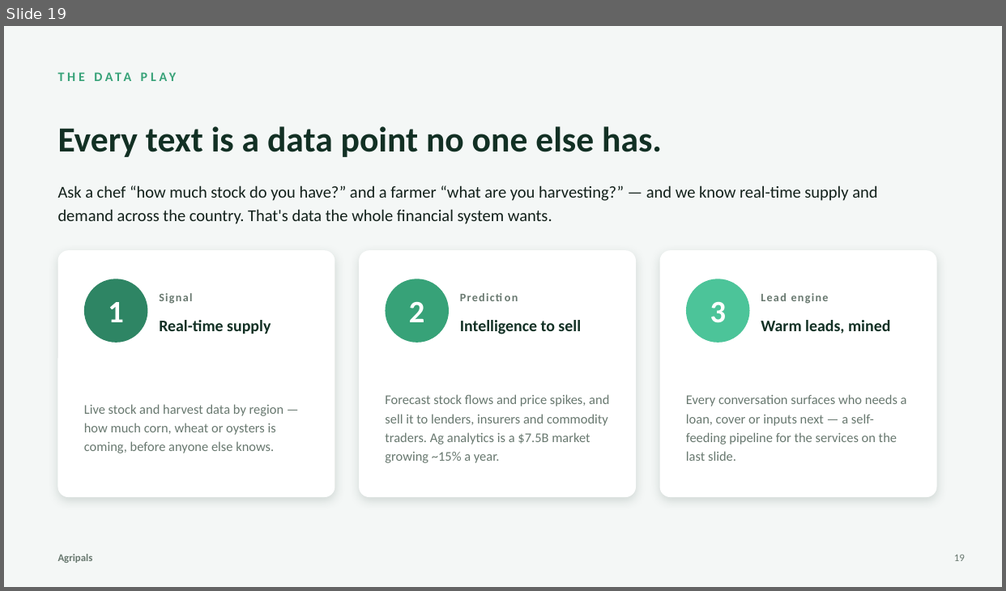
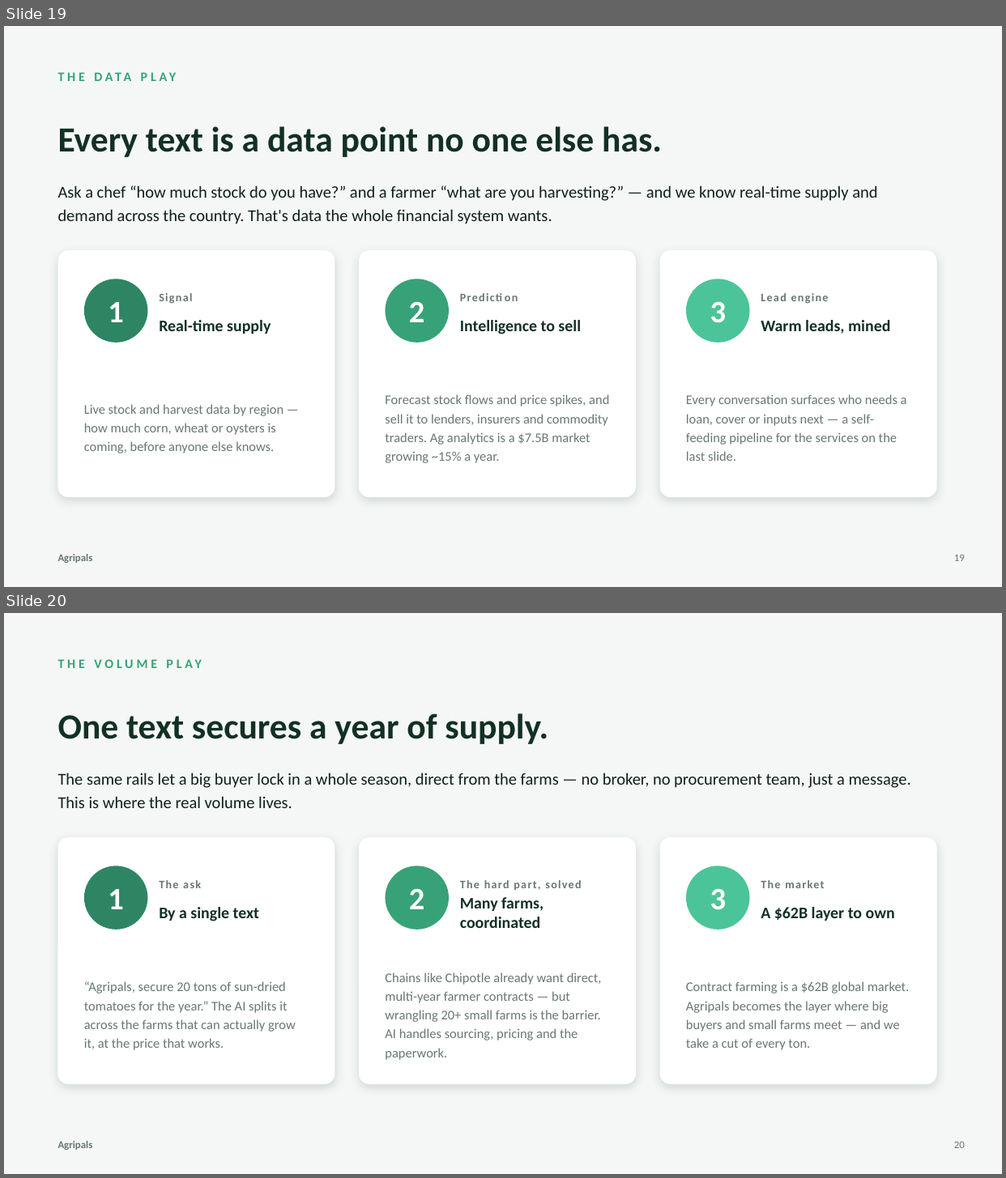
Before and after one commit to rhy-collab/Agripals, a slide deck: Agripals-Investor-Deck.pptx. Shown one above the other, each under a label of ours: slide 19 before the commit, slides 19 and 20 after it. The pictures are 1006x591 and 1006x1178 pixels, drawn with LibreOffice and Linux fonts; fonts in the diff are those of the drawing. Boxes give left, top, right and bottom in pixels: in the first picture for what was removed or moved away, otherwise in the second. Text is boxed around its words. In the diff, an @@ line names an element or a change of style, - is before the commit and + after.

Commit message:
Add Option C.5 (deal-first Agripals): Royal Miyagi deal + mobile CTA as hero, informative header, no form/login; add C.5 to switchers; add second investor deck + market audit

```diff
--- a/Agripals-Investor-Deck.pptx
+++ b/Agripals-Investor-Deck.pptx
@@ slide 20 added at (x1=4, y1=613, x2=1002, y2=1174), background #F4F7F6 @@
@@ text added at (x1=58, y1=650, x2=731, y2=677), 12.5 pt, text #37A278, bold @@
+THE VOLUME PLAY
@@ text added at (x1=58, y1=713, x2=548, y2=744), 34 pt, text #123024, bold @@
+One text secures a year of supply.
@@ text added at (x1=58, y1=773, x2=911, y2=808), 16 pt, text #12201A @@
+The same rails let a big buyer lock in a whole season, direct from the farms — no broker, no procurement team, just a message. This is where the real volume lives.
@@ rounded rectangle added at (x1=58, y1=837, x2=335, y2=1084), fill #FFFFFF @@
@@ rounded rectangle added at (x1=359, y1=837, x2=636, y2=1084), fill #FFFFFF @@
@@ rounded rectangle added at (x1=660, y1=837, x2=937, y2=1084), fill #FFFFFF @@
@@ ellipse added at (x1=84, y1=866, x2=147, y2=930), fill #2E8564 @@
@@ ellipse added at (x1=385, y1=866, x2=449, y2=930), fill #37A278 @@
@@ ellipse added at (x1=686, y1=866, x2=750, y2=930), fill #4CC499 @@
@@ text added at (x1=108, y1=889, x2=123, y2=909), 30 pt, text #FFFFFF, bold @@
+1
@@ text added at (x1=159, y1=880, x2=201, y2=888), 11 pt, text #68786F, bold @@
+The ask
@@ text added at (x1=409, y1=889, x2=424, y2=909), 30 pt, text #FFFFFF, bold @@
+2
@@ text added at (x1=460, y1=880, x2=581, y2=890), 11 pt, text #68786F, bold @@
+The hard part, solved
@@ text added at (x1=460, y1=897, x2=543, y2=928), 15.5 pt, text #123024, bold @@
+Many farms, coordinated
@@ text added at (x1=710, y1=889, x2=726, y2=910), 30 pt, text #FFFFFF, bold @@
+3
@@ text added at (x1=761, y1=880, x2=824, y2=888), 11 pt, text #68786F, bold @@
+The market
@@ text added at (x1=159, y1=907, x2=259, y2=922), 15.5 pt, text #123024, bold @@
+By a single text
@@ text added at (x1=761, y1=907, x2=895, y2=921), 15.5 pt, text #123024, bold @@
+A $62B layer to own
@@ text added at (x1=385, y1=973, x2=602, y2=1060), 12.8 pt, text #68786F @@
+Chains like Chipotle already want direct, multi-year farmer contracts — but wrangling 20+ small farms is the barrier. AI handles sourcing, pricing and the paperwork.
@@ text added at (x1=84, y1=982, x2=296, y2=1050), 12.8 pt, text #68786F @@
+“Agripals, secure 20 tons of sun-dried tomatoes for the year.” The AI splits it across the farms that can actually grow it, at the price that works.
@@ text added at (x1=686, y1=982, x2=910, y2=1050), 12.8 pt, text #68786F @@
+Contract farming is a $62B global market. Agripals becomes the layer where big buyers and small farms meet — and we take a cut of every ton.
@@ text added at (x1=58, y1=1141, x2=93, y2=1150), 10 pt, text #68786F, bold @@
+Agripals
@@ text added at (x1=954, y1=1142, x2=965, y2=1148), 10 pt, text #68786F @@
+20
```
Also in this commit, not shown: 6 other files.
